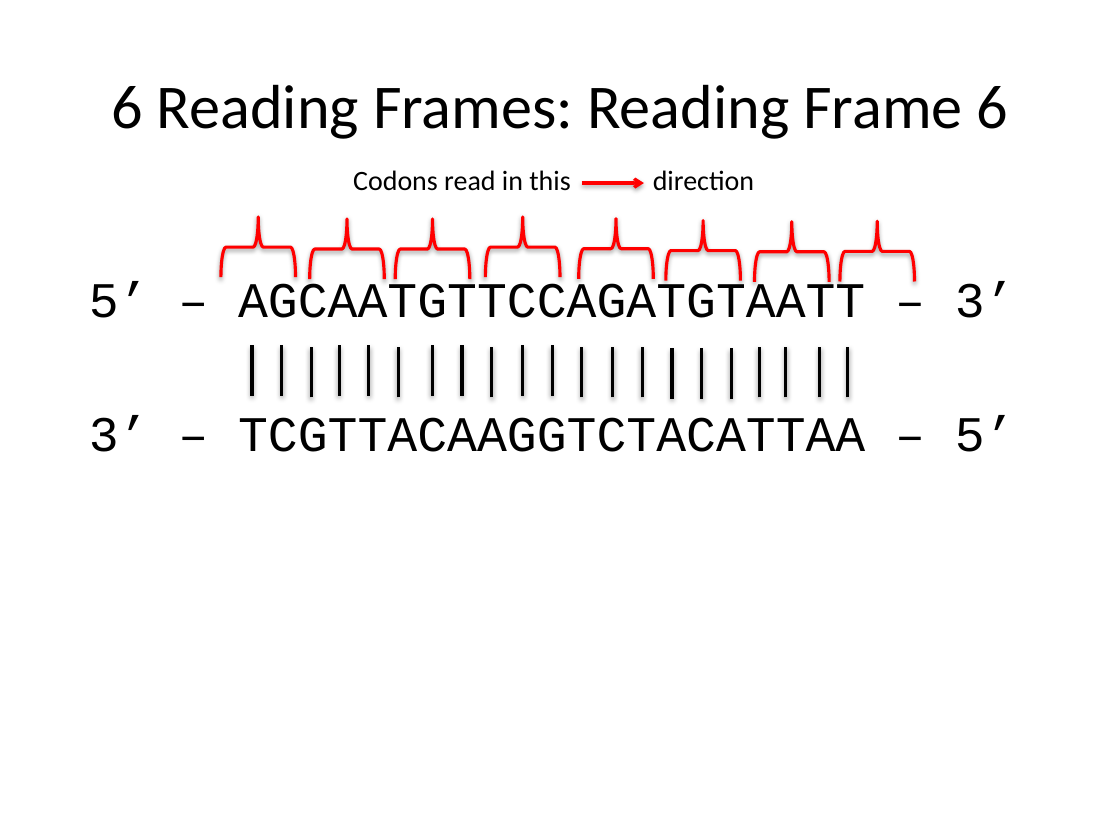
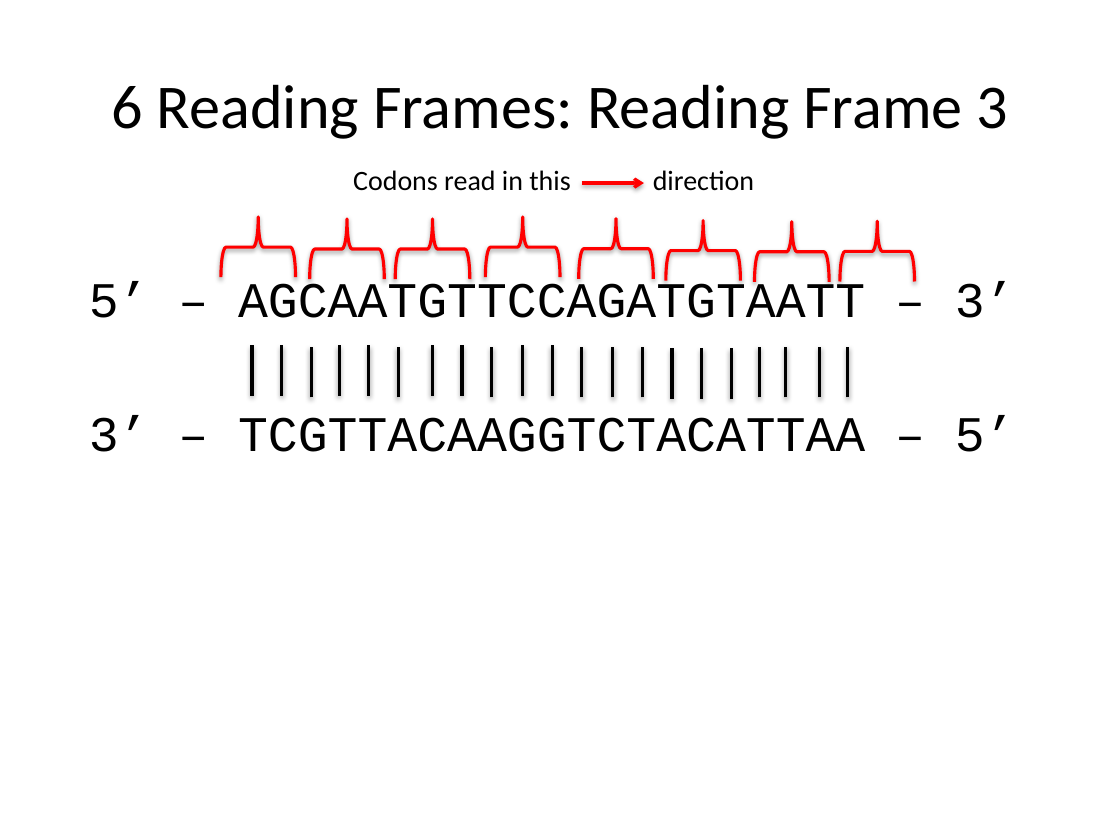
Before and after one commit to sd17fall/softdes.web, a slide deck: slide 18 of files/slides/Day02.pptx. Drawn at 1120x840 pixels with LibreOffice and Linux fonts; fonts in the diff are those of the drawing. Boxes give left, top, right and bottom in pixels: in the first picture for what was removed or moved away, otherwise in the second. Text is boxed around its words. In the diff, an @@ line names an element or a change of style, - is before the commit and + after.

```diff
--- a/files/slides/Day02.pptx
+++ b/files/slides/Day02.pptx
@@ title at (111,84,1008,139): text changed @@
-6 Reading Frames: Reading Frame 6
+6 Reading Frames: Reading Frame 3
```
Also in this commit, not shown: 8 other slides changed, 1 slide added, 1 slide removed, 1 other file.
